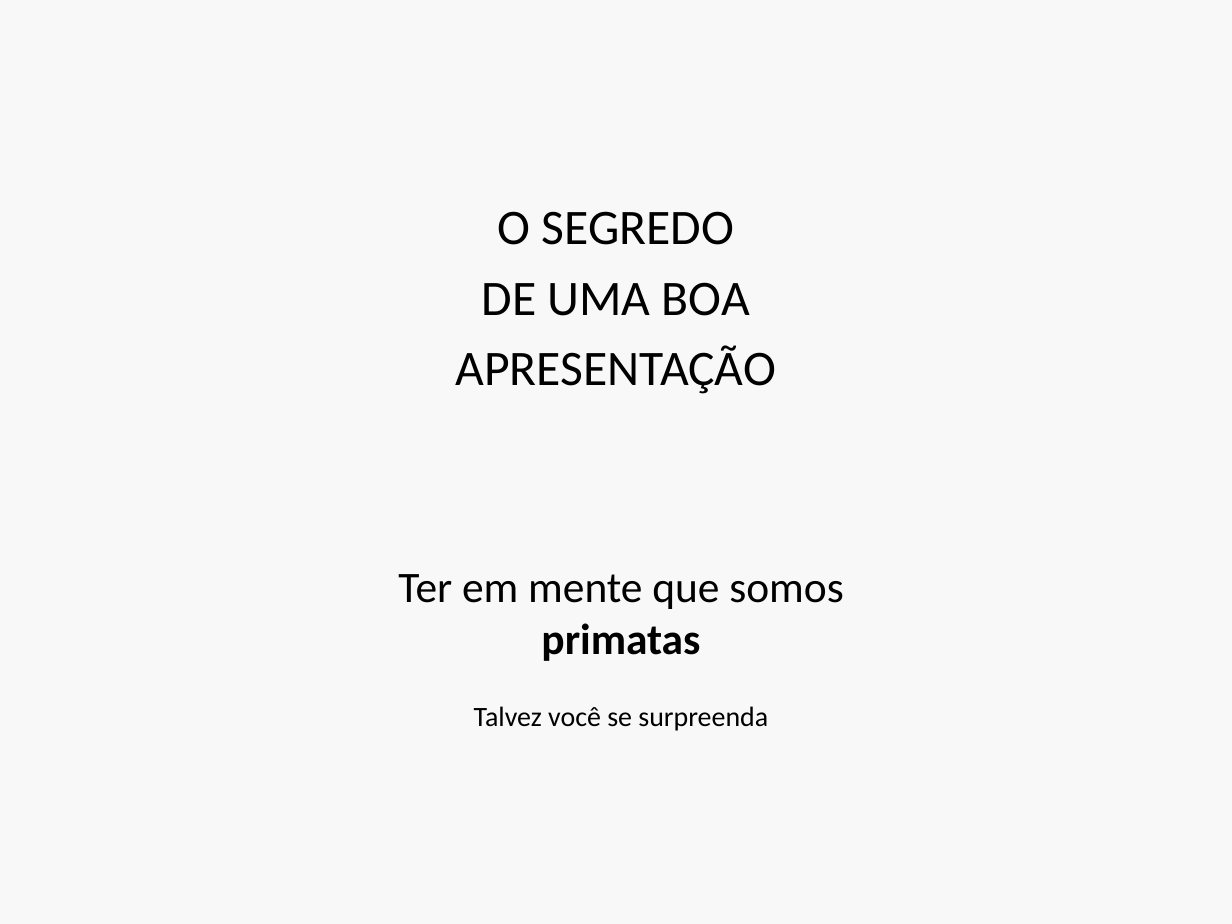
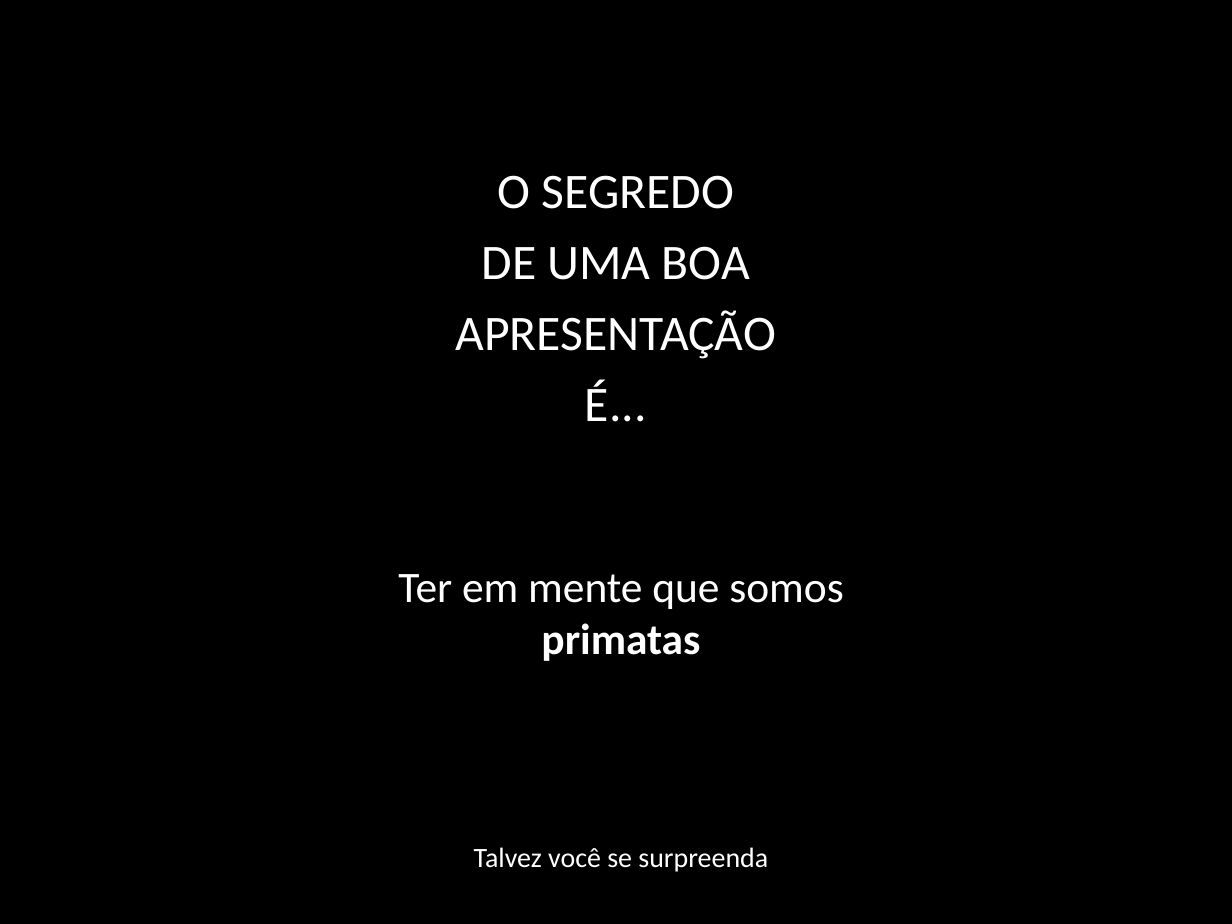
Before and after one commit to philsf/Metodologia_Cientifica, a slide deck: slide 67 of INTO/Aulas/MC-Apresentacao.pptx (slide 60 before the commit). Drawn at 1232x924 pixels with LibreOffice and Linux fonts; fonts in the diff are those of the drawing. Boxes give left, top, right and bottom in pixels: in the first picture for what was removed or moved away, otherwise in the second. Text is boxed around its words. In the diff, an @@ line names an element or a change of style, - is before the commit and + after.

```diff
--- a/INTO/Aulas/MC-Apresentacao.pptx
+++ b/INTO/Aulas/MC-Apresentacao.pptx
@@ background #F8F8F8 to #000000 @@
@@ subtitle at box(455, 175, 776, 359): text colour #000000 to #FFFFFF in "O SEGREDO", "DE UMA BOA", "APRESENTAÇÃO" @@
@@ subtitle at box(585, 380, 647, 422): paragraph added @@
+É...
@@ text "Ter em mente que somos ..." at box(398, 574, 843, 661): text colour #000000 to #FFFFFF @@
@@ text "Talvez você se surpreenda" at box(474, 847, 768, 872): text colour #000000 to #FFFFFF @@
@@ text "Talvez você se surpreenda": place and size @@
-text "Talvez você se surpreenda" at box(474, 706, 768, 731)
+text "Talvez você se surpreenda" at box(474, 847, 768, 872)
```
Also in this commit, not shown: 31 other slides changed, 20 slides added.
